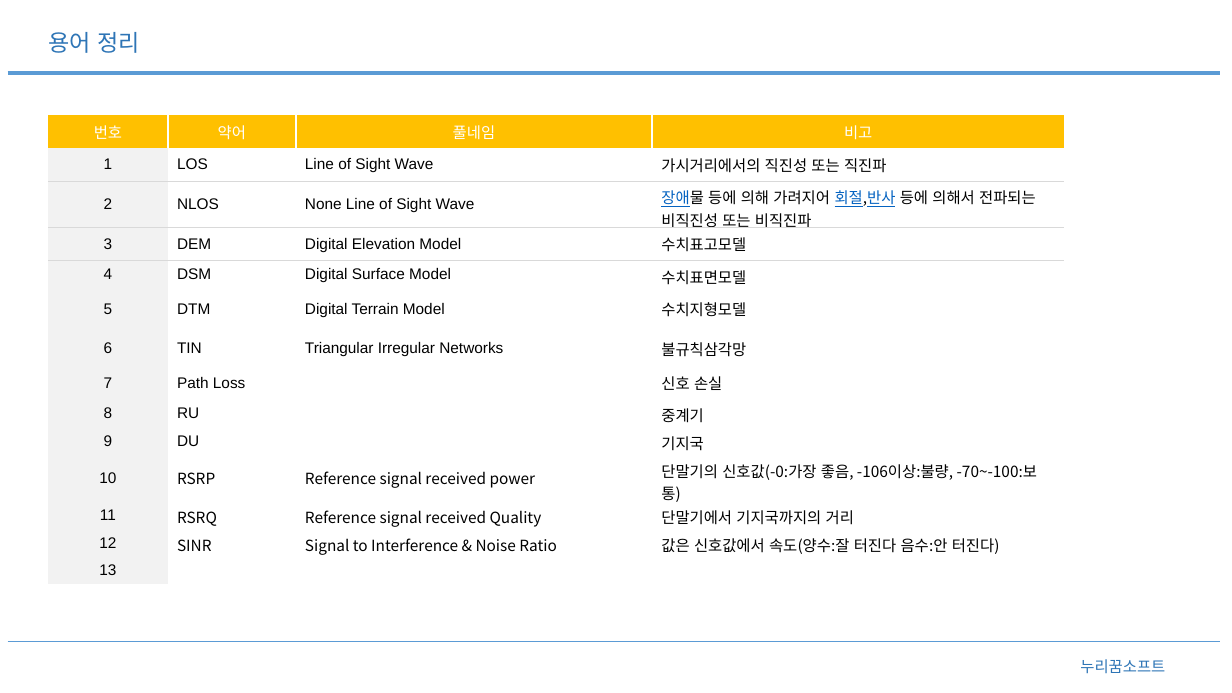
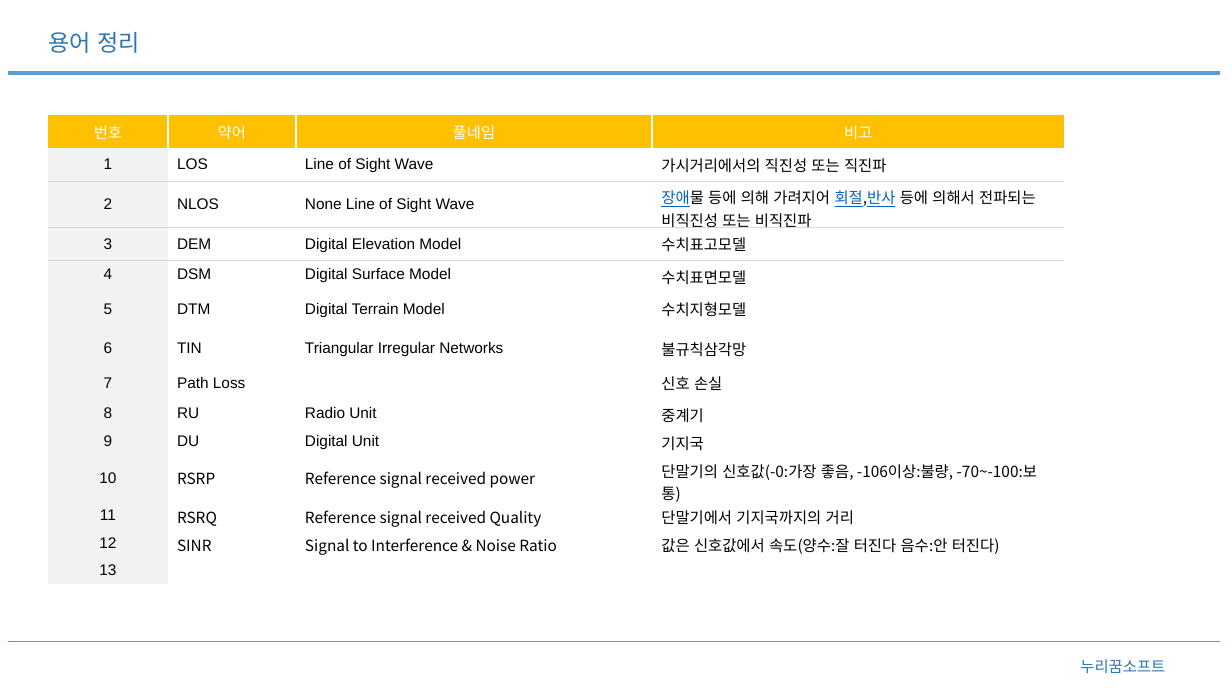
Before and after one commit to pmosoft/spark_scala, a slide deck: slide 7 of eos/01.분석/지도데이터분석.pptx. Drawn at 1232x693 pixels with LibreOffice and Linux fonts; fonts in the diff are those of the drawing. Boxes give left, top, right and bottom in pixels: in the first picture for what was removed or moved away, otherwise in the second. Text is boxed around its words. In the diff, an @@ line names an element or a change of style, - is before the commit and + after.

```diff
--- a/eos/01.분석/지도데이터분석.pptx
+++ b/eos/01.분석/지도데이터분석.pptx
@@ table at bbox=[48, 115, 1065, 584] @@
-row 9, column 3: 
+row 9, column 3: Radio Unit
-row 10, column 3: 
+row 10, column 3: Digital Unit
```
Also in this commit, not shown: 1 other slide changed, 1 slide removed, 1 other file.
